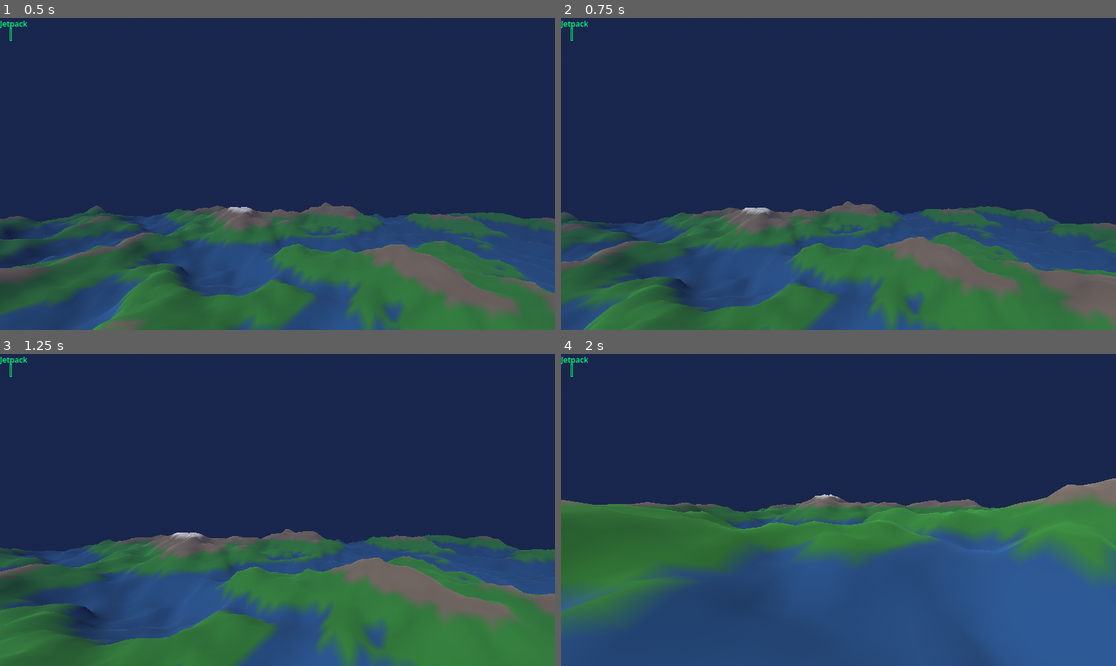
Above: before the commit, frames 1-4 (two rows, left to right).
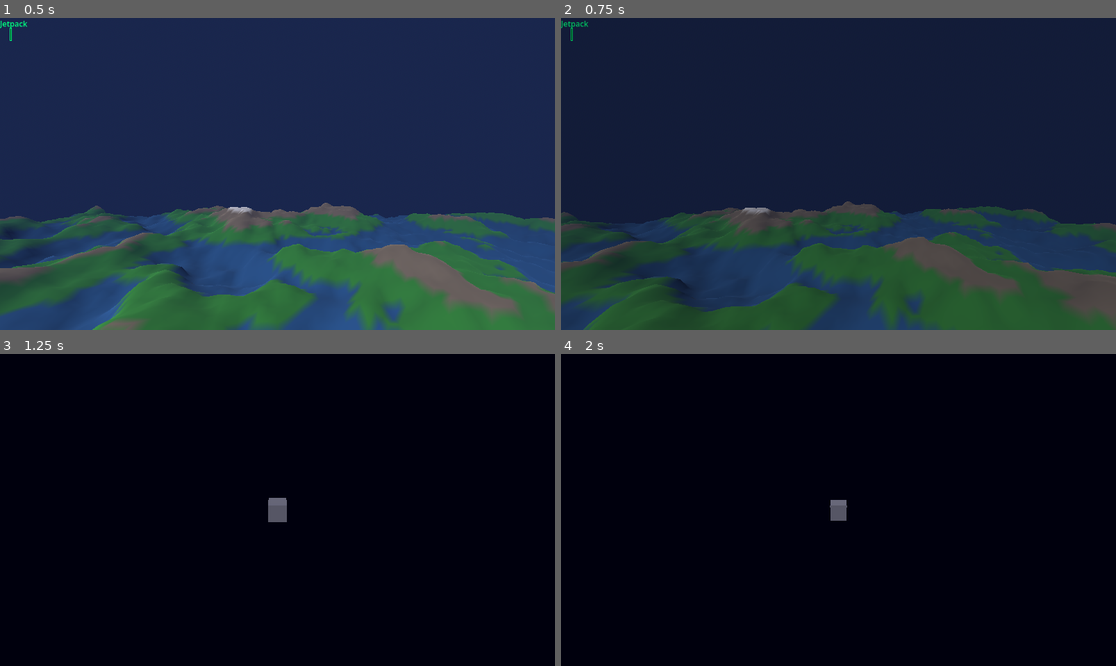
Above: after the commit, the same moments.

Repository: Ivanchux/silent-worlds
Game: Godot game, scene res://main.tscn
Two runs of this game, one before a commit and one after it. Both use one fixed random seed, a clock stepped at 60 frames per second and the inputs below.
Inputs (mouse positions are in pixels of both pictures, inside the frame that each line leads up to):
- Up to frame 1 (0.5 s): no input
- Up to frame 2 (0.75 s): tap Enter at 0.5 s; move the mouse to (866, 174) at 0.52 s; hold W from 0.53 s (still down); hold Shift from 0.53 s (still down); tap T at 0.6 s
- Up to frame 3 (1.25 s): keep holding W; keep holding Shift; tap Space at 0.77, 1.07 s
- Up to frame 4 (2 s): keep holding W; move the mouse to (810, 510) at 1.27 s; release Shift at 1.28 s; tap Shift at 1.35 s; tap Space at 1.52, 1.55, 1.82 s

Frame 1 is identical in both runs. In frame 2, 33% of the frame differs, in the area x 0-100%, y 0-100%; in frame 3, 100%; in frame 4, 100%.

Commit message:
Fase 2 - Fade a negro entre escenas, planeta y espacio

Diff:
--- a/character_body_3d.gd
+++ b/character_body_3d.gd
@@ -11,12 +11,17 @@
 var using_jetpack = false
 var is_crouching = false
 var is_prone = false
+var fading = false
+var fade_alpha = 0.0
+var fade_target_scene = ""
 
 @onready var camera = $Camera3D
 @onready var jetpack_bar = $"../CanvasLayer/Control/ProgressBar"
+@onready var fade_rect = $"../CanvasLayer/Control2/ColorRect"
 
 func _ready():
 	Input.set_mouse_mode(Input.MOUSE_MODE_CAPTURED)
+	fade_rect.modulate.a = 0.0
 
 	var bar = $"../CanvasLayer/Control/ProgressBar"
 	var label = $"../CanvasLayer/Control/Label"
@@ -57,6 +62,19 @@
 				is_prone = true
 				is_crouching = false
 				camera.position.y = 0.1
+		if event.keycode == KEY_T:
+			start_fade("res://space.tscn")
+
+func start_fade(scene_path):
+	fading = true
+	fade_target_scene = scene_path
+
+func _process(delta):
+	if fading:
+		fade_alpha += delta * 2.0
+		fade_rect.modulate.a = fade_alpha
+		if fade_alpha >= 1.0:
+			get_tree().change_scene_to_file(fade_target_scene)
 
 func _physics_process(delta):
 	if is_on_floor():
--- a/main.tscn
+++ b/main.tscn
@@ -63,3 +63,25 @@
 offset_right = 40.0
 offset_bottom = 23.0
 text = "Jetpack"
+
+[node name="Control2" type="Control" parent="CanvasLayer" unique_id=256828655]
+layout_mode = 3
+anchors_preset = 0
+offset_right = 40.0
+offset_bottom = 40.0
+
+[node name="ColorRect" type="ColorRect" parent="CanvasLayer/Control2" unique_id=329227939]
+modulate = Color(1, 1, 1, 0)
+layout_mode = 1
+anchors_preset = 15
+anchor_right = 1.0
+anchor_bottom = 1.0
+offset_left = -500.0
+offset_top = -500.0
+offset_right = 1460.0
+offset_bottom = 1460.0
+grow_horizontal = 2
+grow_vertical = 2
+color = Color(0, 0, 0, 1)
+
+[node name="AnimationPlayer" type="AnimationPlayer" parent="CanvasLayer/Control2" unique_id=60917853]
--- /dev/null
+++ b/rigid_body_3d.gd
@@ -0,0 +1,57 @@
+extends RigidBody3D
+
+const THRUST = 20.0
+const ROTATION_SPEED = 1.5
+
+func _ready():
+	Input.set_mouse_mode(Input.MOUSE_MODE_CAPTURED)
+	gravity_scale = 0
+	linear_damp = 1.0
+	angular_damp = 2.0
+
+	# Material nave
+	var mesh = $MeshInstance3D
+	var mat = StandardMaterial3D.new()
+	mat.albedo_color = Color(0.6, 0.6, 0.7)
+	mat.metallic = 0.8
+	mesh.material_override = mat
+
+	# Luz
+	var light = DirectionalLight3D.new()
+	light.rotation_degrees = Vector3(-45, -30, 0)
+	get_parent().add_child.call_deferred(light)
+
+	# Fondo
+	var env = Environment.new()
+	env.background_mode = Environment.BG_COLOR
+	env.background_color = Color(0.0, 0.0, 0.05)
+	var world_env = get_parent().get_node("WorldEnvironment")
+	world_env.environment = env
+
+func _physics_process(delta):
+	if Input.is_key_pressed(KEY_W):
+		apply_central_force(-transform.basis.z * THRUST)
+	if Input.is_key_pressed(KEY_S):
+		apply_central_force(transform.basis.z * THRUST)
+	if Input.is_key_pressed(KEY_A):
+		apply_torque(Vector3(0, ROTATION_SPEED, 0))
+	if Input.is_key_pressed(KEY_D):
+		apply_torque(Vector3(0, -ROTATION_SPEED, 0))
+	if Input.is_key_pressed(KEY_SPACE):
+		apply_central_force(transform.basis.y * THRUST)
+	if Input.is_key_pressed(KEY_SHIFT):
+		apply_central_force(-transform.basis.y * THRUST)
+
+		# Transicion al planeta
+	if global_position.y < -50:
+		get_tree().change_scene_to_file("res://main.tscn")
+
+		# Transicion al espacio
+	if global_position.y > 30:
+		get_tree().change_scene_to_file("res://space.tscn")
+
+	# Camara sigue la nave desde fuera
+	var cam = get_parent().get_node("Camera3D")
+	var target_pos = global_position + Vector3(0, 5, 10)
+	cam.global_position = cam.global_position.lerp(target_pos, delta * 5)
+	cam.look_at(global_position, Vector3.UP)
--- /dev/null
+++ b/space.tscn
@@ -0,0 +1,28 @@
+[gd_scene format=3 uid="uid://batuw0fy7a25u"]
+
+[ext_resource type="Script" uid="uid://dcgy857428dln" path="res://rigid_body_3d.gd" id="1_l3rv8"]
+
+[sub_resource type="BoxMesh" id="BoxMesh_noarx"]
+
+[sub_resource type="BoxShape3D" id="BoxShape3D_a0tk4"]
+
+[sub_resource type="Environment" id="Environment_r3fl7"]
+background_mode = 1
+background_color = Color(0, 0, 0.03137255, 1)
+
+[node name="Node3D" type="Node3D" unique_id=743554865]
+
+[node name="RigidBody3D" type="RigidBody3D" parent="." unique_id=1193469464]
+script = ExtResource("1_l3rv8")
+
+[node name="MeshInstance3D" type="MeshInstance3D" parent="RigidBody3D" unique_id=783912241]
+mesh = SubResource("BoxMesh_noarx")
+
+[node name="CollisionShape3D" type="CollisionShape3D" parent="RigidBody3D" unique_id=100973196]
+shape = SubResource("BoxShape3D_a0tk4")
+
+[node name="WorldEnvironment" type="WorldEnvironment" parent="." unique_id=1433710630]
+environment = SubResource("Environment_r3fl7")
+
+[node name="Camera3D" type="Camera3D" parent="." unique_id=968356881]
+transform = Transform3D(1, 0, 0, 0, 0.9659259, 0.25881907, 0, -0.25881907, 0.9659258, 0, 5, 10)
--- a/static_body_3d.gd
+++ b/static_body_3d.gd
@@ -79,7 +79,7 @@
 	shader.code = "shader_type spatial;\nrender_mode unshaded, cull_front;\nvoid fragment() {\nvec2 uv = UV * 200.0;\nvec2 …(227 unchanged characters)…
 	star_shader_mat.shader = shader
 	star_sphere.material_override = star_shader_mat
-	get_parent().add_child(star_sphere)
+	get_parent().add_child.call_deferred(star_sphere)
 
 	# Cielo
 	var sky_material = ProceduralSkyMaterial.new()
Not shown, added: rigid_body_3d.gd.uid
